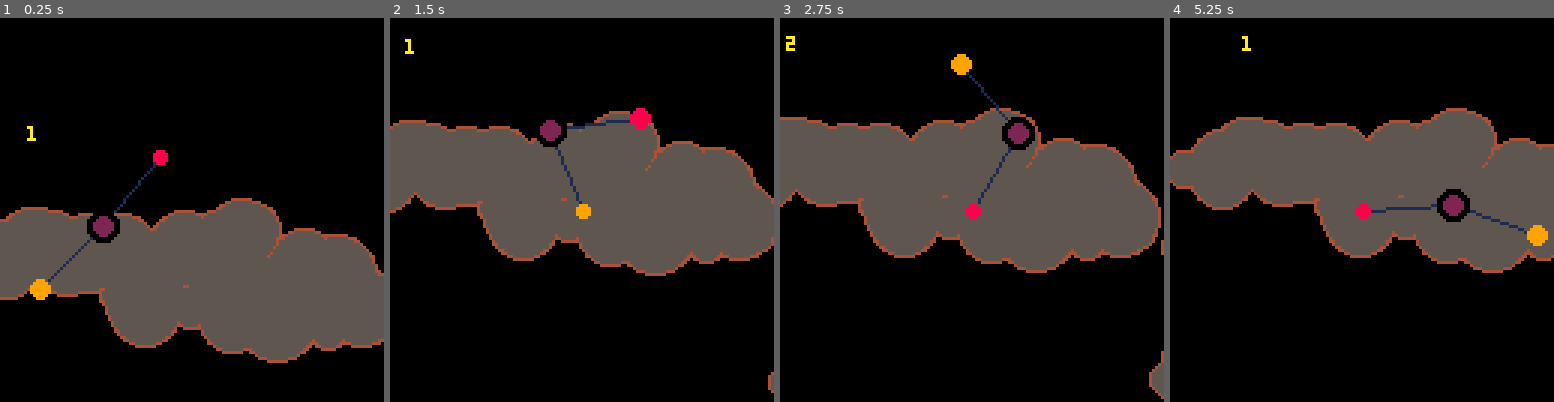
Above: before the commit, frames 1-4 (left to right).
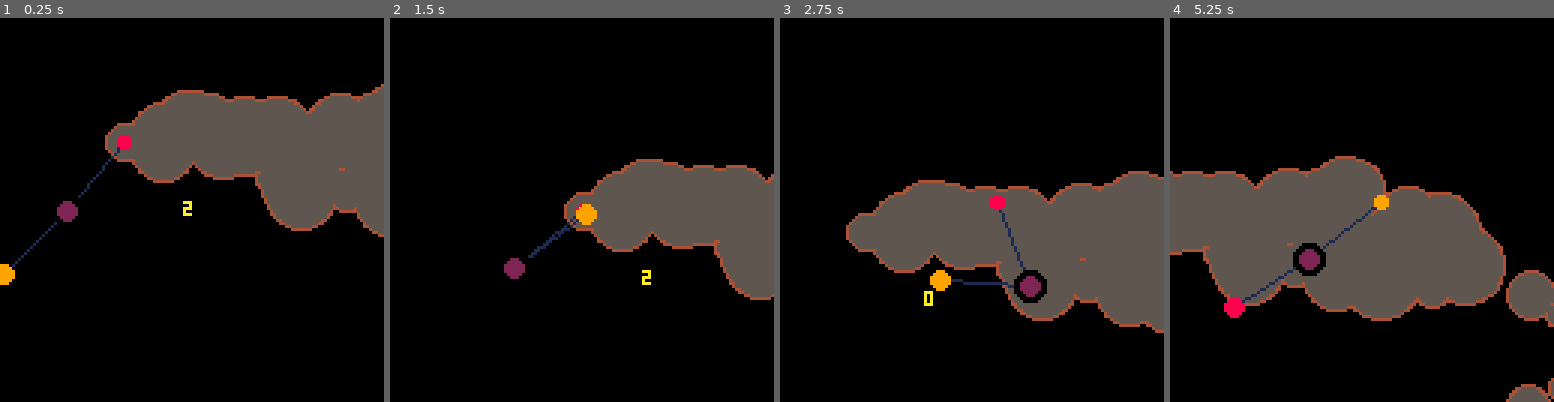
Above: after the commit, the same moments.

Repository: vila6/pico-8-projects
Game: PICO-8 cartridge trepo.p8
Same seed, same stepped clock (60 frames per second), same inputs: the game is played once before the commit and once after it.
Inputs:
- Up to frame 1 (0.25 s): no input
- Up to frame 2 (1.5 s): tap O (Z key) at 0.7 s
- Up to frame 3 (2.75 s): hold Right 1.6-2.1 s; tap O (Z key) at 1.7, 2.1, 2.5 s; hold Up 2.15-2.42 s; hold Right from 2.47 s (still down)
- Up to frame 4 (5.25 s): tap O (Z key) every 0.4 s from 2.9 to 4.9 s; release Right at 3.03 s; hold Left 3.08-3.58 s; hold Down 3.63-3.97 s; hold Right 4.02-4.68 s; hold Up 4.73-5.03 s; hold Left from 5.08 s (still down)

The runs differ from the first frame. In frame 1, 48% of the frame differs, in the area x 0-100%, y 17-90%; in frame 2, 22%; in frame 3, 26%; in frame 4, 36%.

Commit message:
winpoint correcto

Diff:
--- a/trepo.p8
+++ b/trepo.p8
@@ -73,8 +73,8 @@
 --player
 p =
 {
-		x0 = 64.0,
-		y0 = 30.0,
+		x0 = 0.0,
+		y0 = 0.0,
 		x1 = 0.0,
 		y1 = 0.0,
 		x2 = 0.0,
@@ -172,22 +172,22 @@
 end
 -->8
 --level
-
+numgrabeables=1000
 grabables={}
 winpoint={0,0}
 
 function generatelevel()
 		x=0
-		y=64
+		y=0
 		r=6
 
-		for i=0,300 do
+		for i=0,numgrabeables do
 				add(grabables,{x,y,r})
 				x+=rnd(40)-15
 				y+=rnd(20)-8
 				r=rnd(12)+3
 		end
-		winpoint = {x,y}
+		winpoint = {grabables[#grabables-1][1],grabables[#grabables-1][2]}
 end
 
 function drawlevel()
@@ -197,7 +197,7 @@
 		for i=1,#grabables do
 				circfill(grabables[i][1],grabables[i][2],grabables[i][3]-1,5)
 		end
-		circfill(winpoint[1],winpoint[2],8,10)
+		circfill(winpoint[1],winpoint[2],grabables[#grabables-1][3],10)
 
 end
 __gfx__
